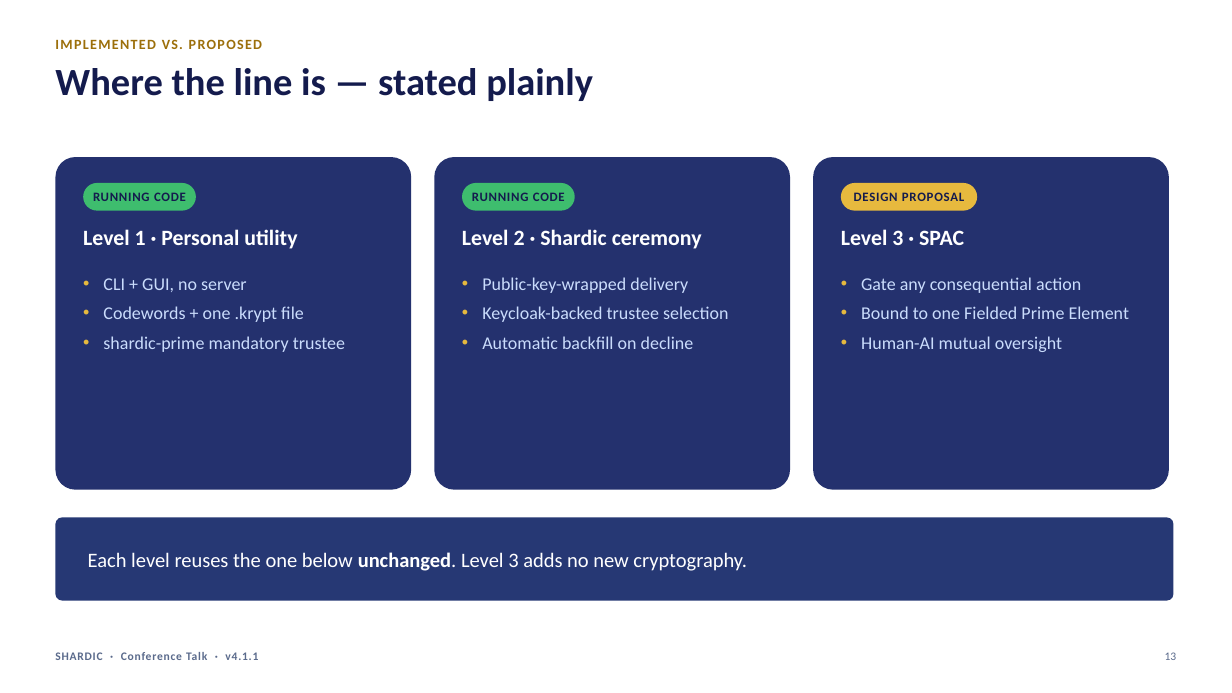
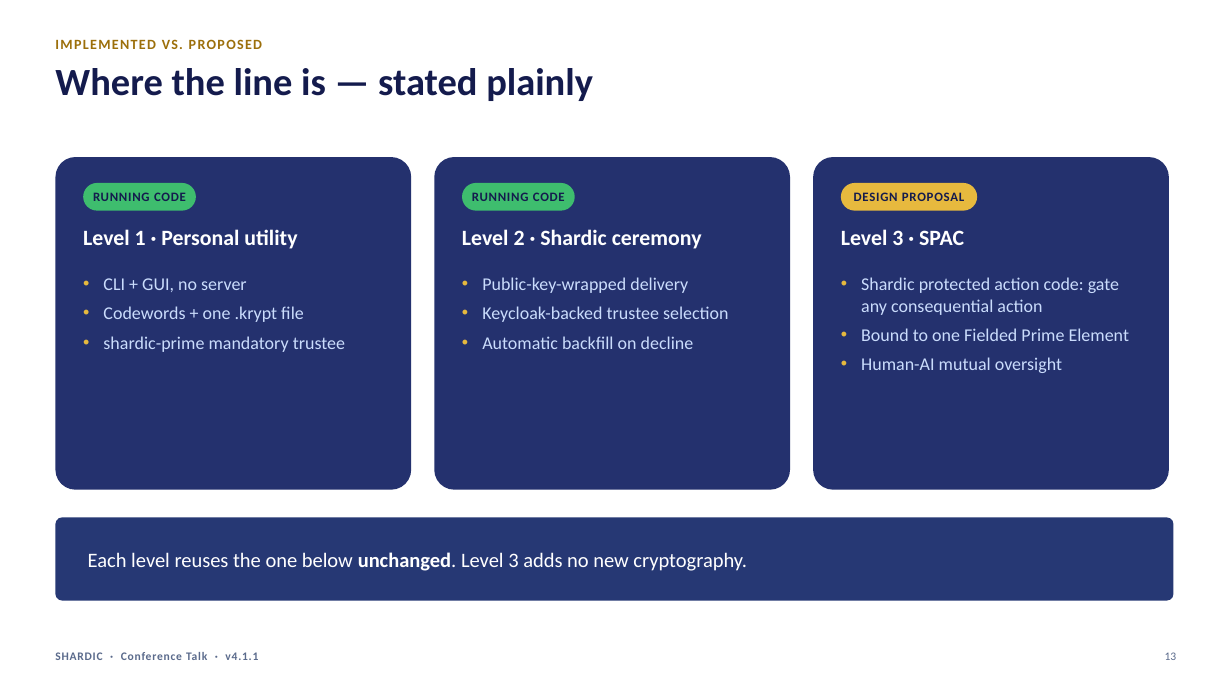
Before and after one commit to splashd1/shardic-crypt, a slide deck: slide 13 of docs/shardic_deck_v4_1_1_conference_talk.pptx. Drawn at 1232x693 pixels with LibreOffice and Linux fonts; fonts in the diff are those of the drawing. Boxes give left, top, right and bottom in pixels: in the first picture for what was removed or moved away, otherwise in the second. Text is boxed around its words. In the diff, an @@ line names an element or a change of style, - is before the commit and + after.

Commit message:
Talk deck v4.1.1: spell out SPAC (shardic protected action code) on slides 13 and 15
Fine-tuned, vetted, and, in some cases, supplemented by Claude Sonnet 5

```diff
--- a/docs/shardic_deck_v4_1_1_conference_talk.pptx
+++ b/docs/shardic_deck_v4_1_1_conference_talk.pptx
@@ text at [861,277,1119,315]: text changed @@
-• Gate any consequential action
+• Shardic protected action code: gate any consequential action
```
Also in this commit, not shown: 1 other slide changed, 2 other files.
